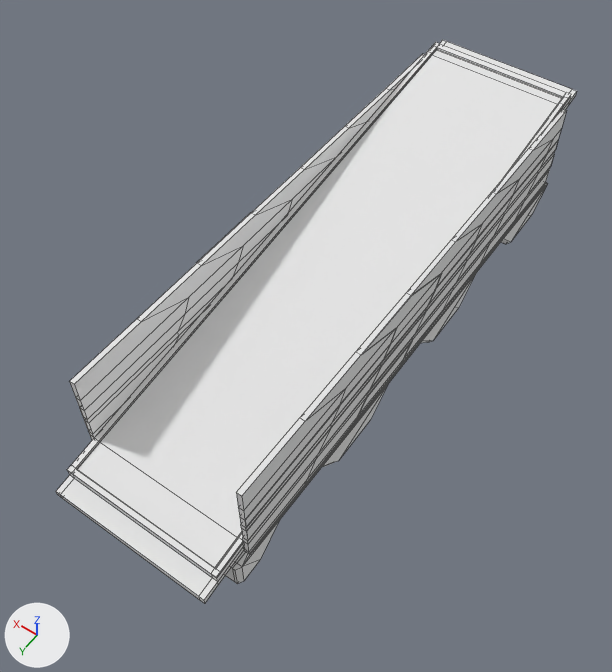
The OBJ model Freight Hopper/Assets/Art/Models/Train Cars/Billboard Car.obj, before and after one commit.
Camera for both pictures: a 50 mm lens placed at (-10.1, 16.1, 23.2), pointed at (0.1, 1.7, 0.7). The lights are fixed; the arrows at lower left show +X, +Y and +Z. Mesh edges are drawn as thin lines. Where no turn or scale is listed for an object, it has been applied to the vertices. Vertices at the same position are counted once.

Names of what the first picture shows: 'Billboard Car'.
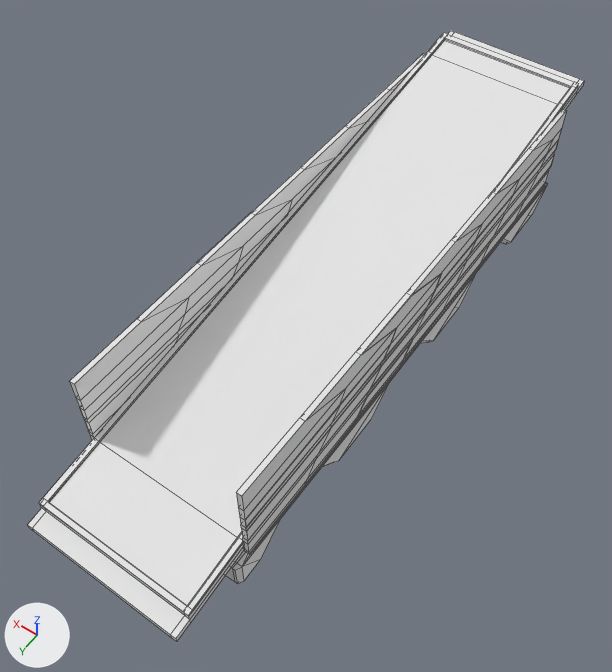
Boxes (x1, y1, x2, y2) around the edits, measured in the pictures (612 x 672 px; the box of a moved part takes in the faces that stretch with it):
'Billboard Car', reshaped (7% wider, 8% taller)
    before: (56, 40, 577, 604)
    after: (28, 31, 584, 642)
part 1 of me_billboard_car, moved or reshaped
    before: (428, 40, 577, 110)
    after: (428, 31, 584, 110)
part 2 of me_billboard_car, moved or reshaped
    before: (56, 49, 562, 604)
    after: (28, 39, 570, 642)

What the commit changed:
me_billboard_car is used by ob_billboard_car; location (0.0, 0.0, 0.0).
me_billboard_car had 588 vertices, 606 faces and spanned x -3.0..3.0, y -11.3..10.7, z -0.9..4.3.
me_billboard_car now has 588 vertices, 606 faces and spans x -3.0..3.0, y -11.9..11.9, z -0.9..4.4.
me_billboard_car part 1: all 34 vertices in x -2.8..2.8, y -11.3..-10.5, z 3.7..4.3 are scaled about their middle by (1, 1.09, 1.09), then moved by (0.0, 0.3, -0.1).
me_billboard_car part 2: all 34 vertices in x -2.8..2.8, y 9.9..10.7, z 0.3..1.0 are scaled about their middle by (1, 1.09, 1.09), then moved by (0.0, 0.3, -0.1).
